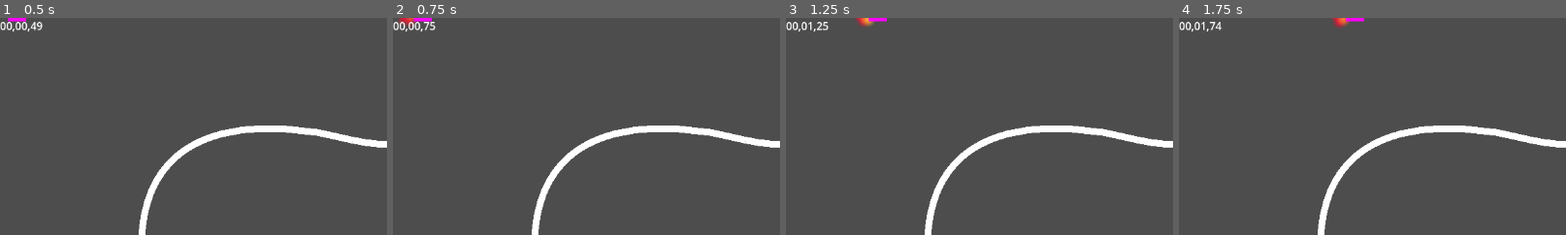
Above: before the commit, frames 1-4 (left to right).
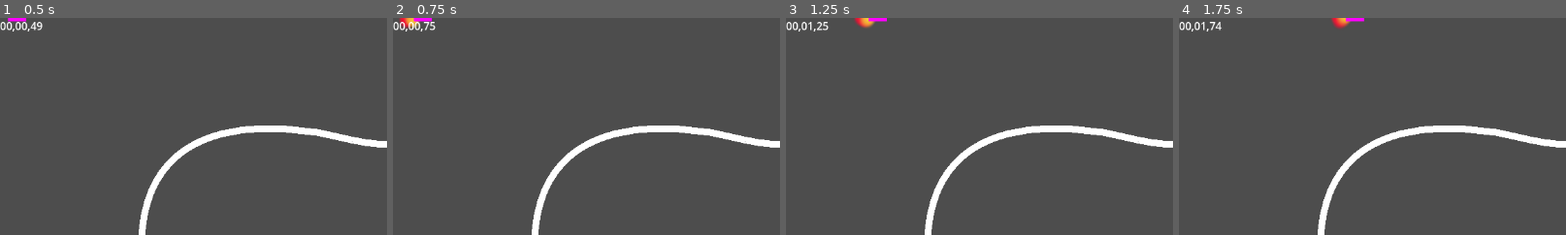
Above: after the commit, the same moments.

Repository: Timjb4235/three-brothers
Game: Godot game, scene res://scenes/main.tscn
Two runs of this game, one before a commit and one after it. Both use one fixed random seed, a clock stepped at 60 frames per second and the inputs below.
Inputs:
- Up to frame 1 (0.5 s): no input
- Up to frame 2 (0.75 s): hold Up (up) from 0.53 s (still down)
- Up to frame 3 (1.25 s): keep holding Up (up)
- Up to frame 4 (1.75 s): keep holding Up (up)
The pictures show only the part of the screen within x 0-50%, y 0-50%; the shares and areas given below are measured in that part.

Frame 1 is identical in both runs. In frame 2, 0.2% of the frame differs, in the area x 1-8%, y 0-5%; in frame 3, 0.2%, in the area x 17-23%, y 0-5%; in frame 4, 0.2%.
Error after the commit: Invalid call. Nonexistent function 'get_lap_progress' in base 'Nil'. (res://scenes/player.gd:30)

Commit message:
Lap counter and progress added

Diff:
--- a/scenes/main.tscn
+++ b/scenes/main.tscn
@@ -1,12 +1,14 @@
-[gd_scene load_steps=4 format=3 uid="uid://cf7p01ky2opg4"]
+[gd_scene load_steps=5 format=3 uid="uid://cf7p01ky2opg4"]
 
 [ext_resource type="PackedScene" uid="uid://buvcruwwghpbq" path="res://scenes/player.tscn" id="1_acqvd"]
+[ext_resource type="Script" path="res://scripts/world.gd" id="1_ug30q"]
 [ext_resource type="PackedScene" uid="uid://cmsk4f5x8q77p" path="res://scenes/racetrack.tscn" id="2_smrmn"]
 [ext_resource type="PackedScene" uid="uid://6fyiks8p35rc" path="res://scenes/gui.tscn" id="3_tf0ds"]
 
 [node name="Main" type="Node"]
 
 [node name="World" type="Node2D" parent="."]
+script = ExtResource("1_ug30q")
 
 [node name="Player" parent="World" instance=ExtResource("1_acqvd")]
 
--- a/scenes/player.gd
+++ b/scenes/player.gd
@@ -11,17 +11,26 @@
 var rotation_input = 0
 var accel_input = 0
 var direction_change = 0
+var racetrack: Node2D
+var lap_progress:float
+var previous_progress:float
+var lap_count = 0
+
 # collision_layer and collision_mask defaults are 1
 
 @onready var accel_particles: GPUParticles2D = get_node("AccelerationParticles")
 
 # Called when the node enters the scene tree for the first time.
 func _ready():
-	velocity = Vector2(INITIAL_SPEED * cos(deg_to_rad(rotation)), INITIAL_SPEED * sin(deg_to_rad(rotation)))
+		velocity = Vector2(INITIAL_SPEED * cos(deg_to_rad(rotation)), INITIAL_SPEED * sin(deg_to_rad(rotation)))
 
 @warning_ignore("unused_parameter")
 func _process(delta):
-	pass
+	accel_particles.emitting = accel_input > 0
+	lap_progress = racetrack.get_lap_progress(position)
+	if previous_progress - lap_progress > 0.9:
+		lap_count += 1
+	print(lap_count)
 
 # Called every frame. 'delta' is the elapsed time since the previous frame.
 func _physics_process(delta):
@@ -35,7 +44,7 @@
 	if collision_info:
 		velocity = velocity.bounce(collision_info.get_normal())
 
-	accel_particles.emitting = accel_input > 0
+
 
 
 # Receives input from the player via arrow keys
--- a/scenes/player.tscn
+++ b/scenes/player.tscn
@@ -18,7 +18,4 @@
 
 [node name="AccelerationParticles" parent="." instance=ExtResource("2_f4bbw")]
 z_index = -1
-position = Vector2(-13, -1)
-amount = 6
-lifetime = 0.22
-trail_sections = 5
+position = Vector2(-13, 0)
